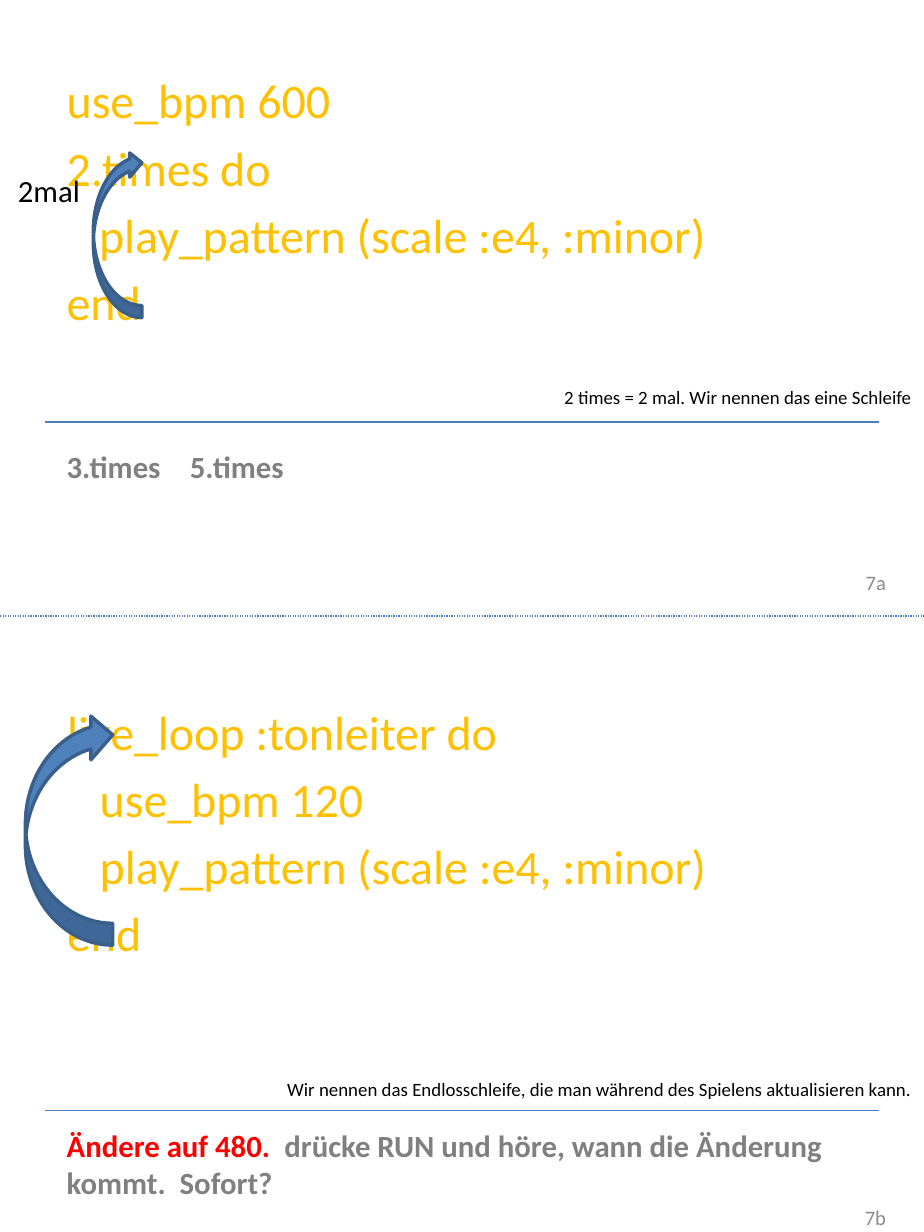
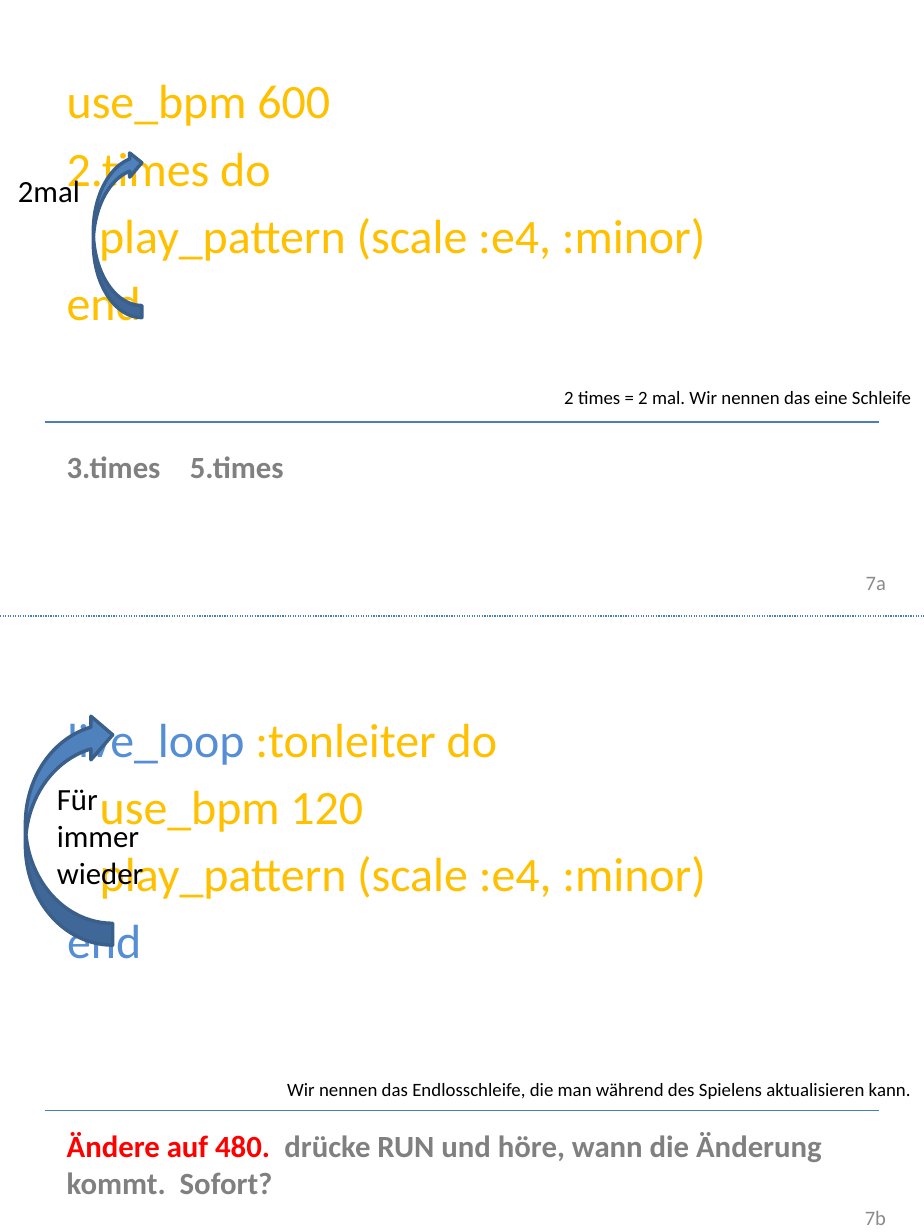
Before and after one commit to Devoxx4KidsDE/SonicPI, a slide deck: slide 7 of presentation/de/Sonic PI Workshop_de.pptx. Drawn at 924x1232 pixels with LibreOffice and Linux fonts; fonts in the diff are those of the drawing; background and template pictures are left out. Boxes give left, top, right and bottom in pixels: in the first picture for what was removed or moved away, otherwise in the second. Text is boxed around its words. In the diff, an @@ line names an element or a change of style, - is before the commit and + after.

Commit message:
added more loop ideas to german presentation

```diff
--- a/presentation/de/Sonic PI Workshop_de.pptx
+++ b/presentation/de/Sonic PI Workshop_de.pptx
@@ text at (67,717,497,959): text colour #FFC000 to #558ED5 in "live_loop", "end" @@
@@ text added at (57,789,144,892), 18 pt, text #000000 @@
+Für
+immer
+wieder
```
Also in this commit, not shown: 3 other slides changed, 4 slides added.
